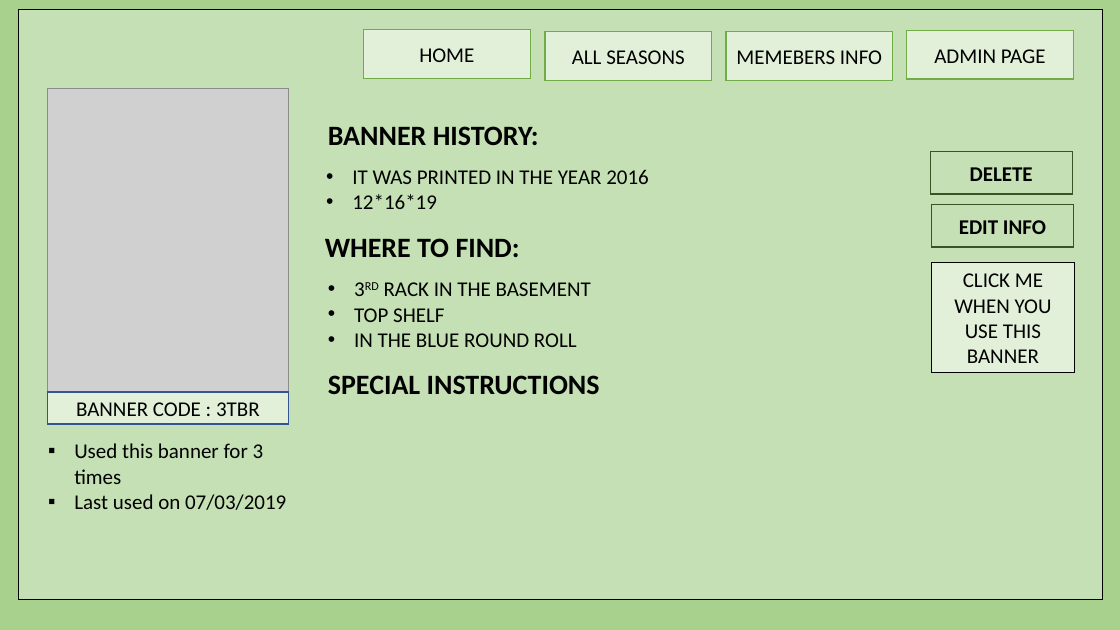
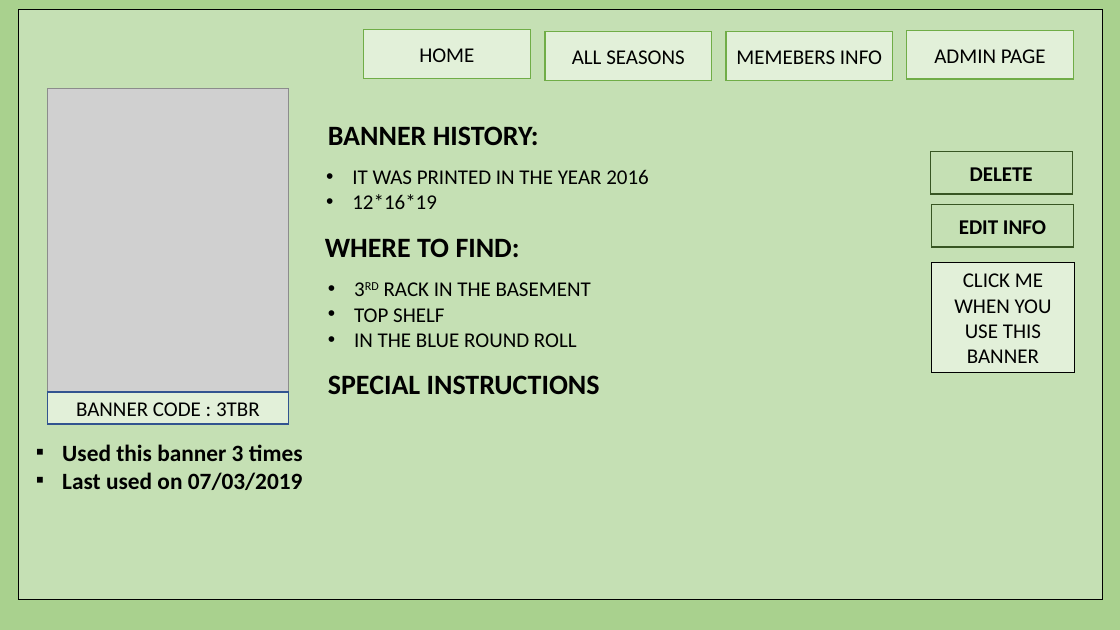
Before and after one commit to harishvavilala/Betterhappo, a slide deck: slide 12 of Powerpoints/BannerManagment.pptx. Drawn at 1120x630 pixels with LibreOffice and Linux fonts; fonts in the diff are those of the drawing; grey boxes stand for pictures. Boxes give left, top, right and bottom in pixels: in the first picture for what was removed or moved away, otherwise in the second. Text is boxed around its words. In the diff, an @@ line names an element or a change of style, - is before the commit and + after.

Commit message:
UPDATE WITH SOME TYPO CORRECTIONS

```diff
--- a/Powerpoints/BannerManagment.pptx
+++ b/Powerpoints/BannerManagment.pptx
@@ text "Used this banner 3 times": place and size @@
-text "Used this banner 3 times" at <box>74,443,286,510</box>
+text "Used this banner 3 times" at <box>62,444,303,490</box>
@@ text at <box>62,444,303,461</box>: text changed; size 18 to 20 pt; bold on @@
-▪ Used this banner for 3 times
+▪ Used this banner 3 times
@@ text at <box>62,472,303,490</box>: size 18 to 20 pt, bold on in "Last used on 07/03/2019" @@
```
Also in this commit, not shown: 6 other slides changed, 1 slide added.
